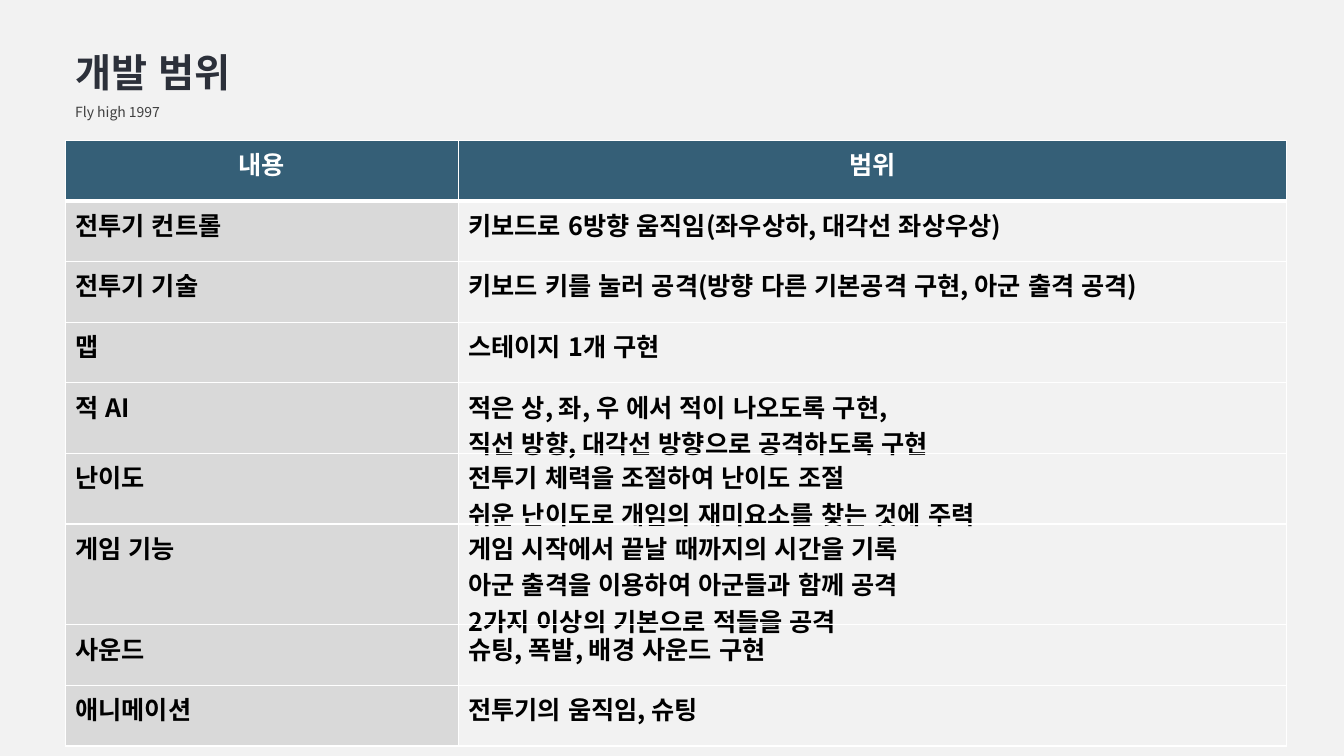
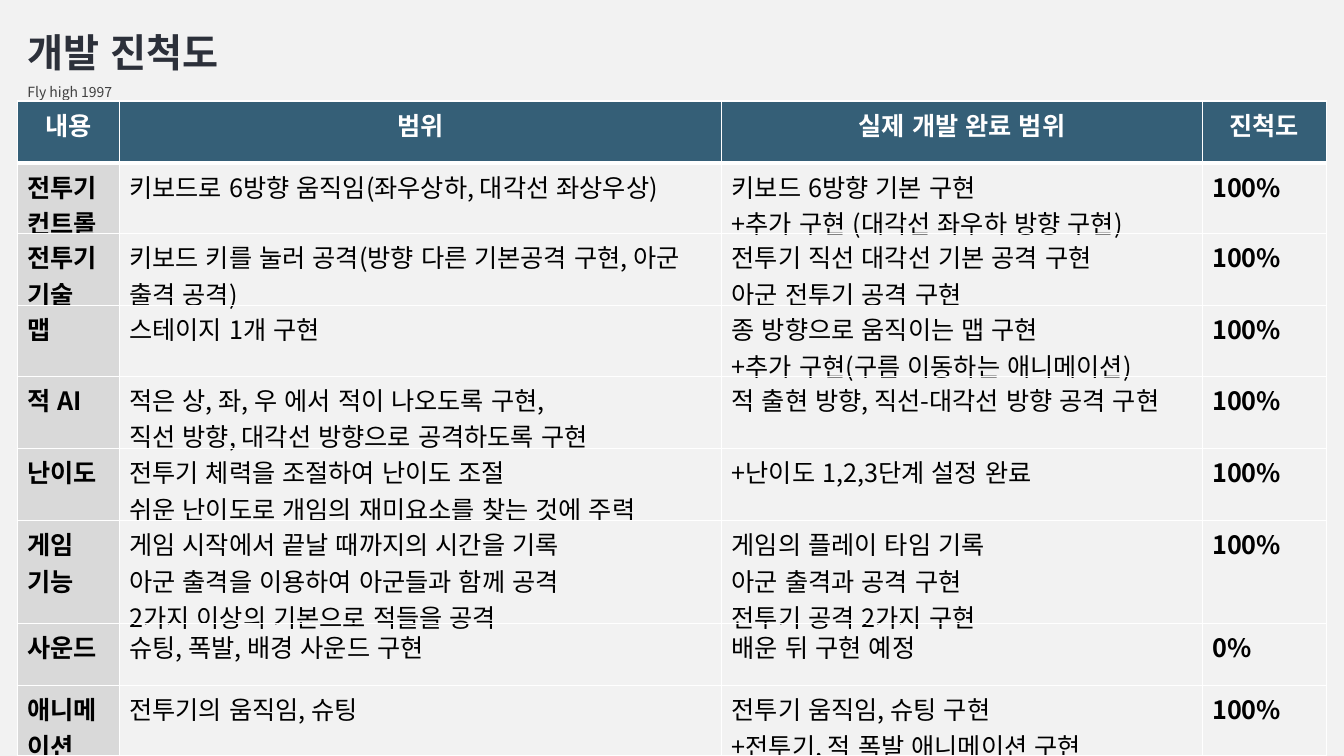
Before and after one commit to DongNyeonKim/2016182007_2DGP_TermProject, a slide deck: slide 2 of ppt/2d 겜프-3차.pptx (slide 3 before the commit). Drawn at 1344x756 pixels with LibreOffice and Linux fonts; fonts in the diff are those of the drawing. Boxes give left, top, right and bottom in pixels: in the first picture for what was removed or moved away, otherwise in the second. Text is boxed around its words. In the diff, an @@ line names an element or a change of style, - is before the commit and + after.

Commit message:
9주차 -5
발표를 위한 무적모드 구현
ppt 업로드

```diff
--- a/ppt/2d 겜프-3차.pptx
+++ b/ppt/2d 겜프-3차.pptx
@@ text "개발 진척도": place and size @@
-text "개발 진척도" at (75,54,230,121)
+text "개발 진척도" at (27,34,218,100)
@@ text at (27,34,218,71): text changed @@
-개발 범위
+개발 진척도
@@ table at (17,101,1327,756) @@
+column 3: 실제 개발 완료 범위 | 키보드 6방향 기본 구현 / +추가 구현 (대각선 좌우하 방향 구현) | 전투기 직선 대각선 기본 공격 구현 / 아군 전투기 공격 구현 | 종 방향으로 움직이는 맵 구현 / +추가 구현(구름 이동하는 애니메이션) | 적 출현 방향, 직선-대각선 방향 공격 구현 | +난이도 1,2,3단계 설정 완료 | 게임의 플레이 타임 기록 / 아군 출격과 공격 구현 / 전투기 공격 2가지 구현 | 배운 뒤 구현 예정 | 전투기 움직임, 슈팅 구현 / +전투기, 적 폭발 애니메이션 구현
+column 4: 진척도 | 100% | 100% | 100% | 100% | 100% | 100% | 0% | 100%
@@ table: place and size @@
-table at (66,140,1288,746)
+table at (17,101,1327,756)
```
Also in this commit, not shown: 2 other slides changed, 3 slides removed, 4 other files.
